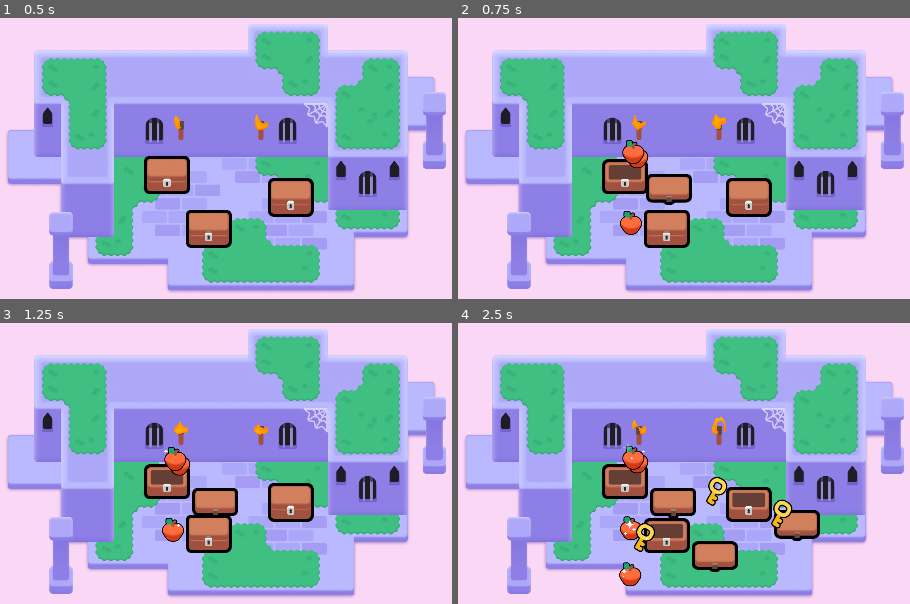
Above: before the commit, frames 1-4 (two rows, left to right).
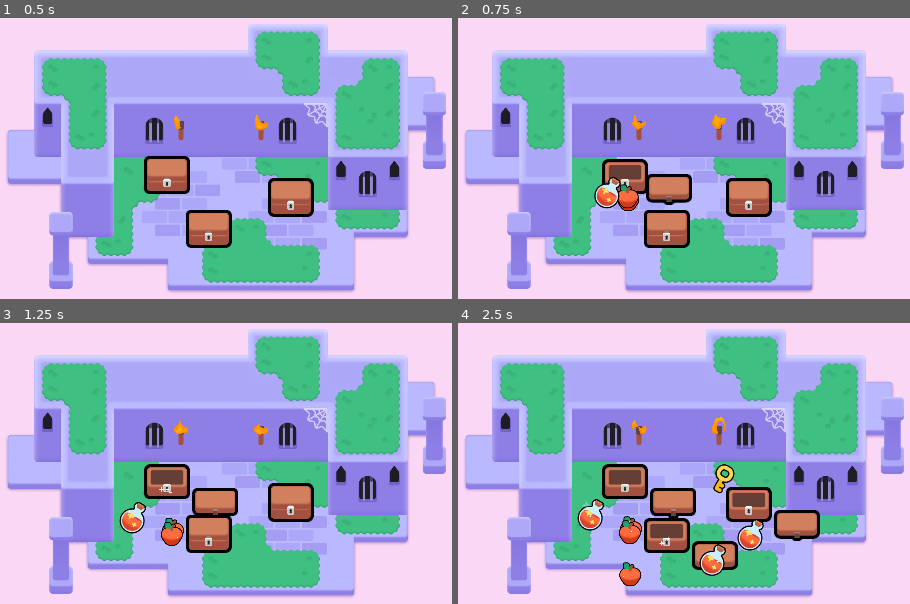
Above: after the commit, the same moments.

Repository: joszeto1/2d-GameDev-Course
Game: Godot game, scene res://lessons/mini_dungeon.tscn
The game is run twice, just before and just after one commit, with the same random seed, the same clock (stepped at 60 frames per second) and the same inputs.
Inputs (mouse positions are in pixels of both pictures, inside the frame that each line leads up to):
- Up to frame 1 (0.5 s): no input
- Up to frame 2 (0.75 s): tap Enter at 0.5 s; move the mouse to (625, 175) at 0.52 s; press the mouse at (625, 175) at 0.53 s; hold D (move_right) from 0.53 s (still down)
- Up to frame 3 (1.25 s): keep holding D (move_right); tap Space at 0.77 s
- Up to frame 4 (2.5 s): move the mouse to (665, 533) at 1.27 s; release D (move_right) at 1.28 s; release the mouse at (665, 533) at 1.28 s; hold S (move_down) 1.28-2.03 s; right-click (665, 533) at 1.35 s; click (665, 533) at 1.42 s; tap Space at 1.52 s; move the mouse to (747, 502) at 2.02 s; hold D (move_right) from 2.03 s (still down); tap Z at 2.1 s; click (747, 502) at 2.17 s

Frame 1 is identical in both runs. In frame 2, 1.5% of the frame differs, in the area x 30-43%, y 43-78%; in frame 3, 1.1%; in frame 4, 3.1%, in the area x 26-75%, y 43-91%.

Commit message:
L7. animate the collectibles

Diff:
--- a/M06.looting_workbook/lessons/chest/chest.gd
+++ b/M06.looting_workbook/lessons/chest/chest.gd
@@ -48,4 +48,21 @@
 	var random_angle = randf_range(0, 2 * PI)
 	var random_direction = Vector2(1,0).rotated(random_angle)
 	var random_distance = randf_range(60, 120)
-	loot_item.position = random_direction * random_distance
+	var land_position = random_direction * random_distance
+
+	const FLIGHT_TIME = 0.4
+	const HALF_FLIGHT_TIME = FLIGHT_TIME/2
+
+	var tween = create_tween()
+	tween.set_parallel()
+	loot_item.scale = Vector2(0.25,0.25)
+	tween.tween_property(loot_item, "scale", Vector2(1,1), HALF_FLIGHT_TIME)
+	tween.tween_property(loot_item, "position:x", land_position.x, FLIGHT_TIME)
+
+	tween = create_tween()
+	tween.set_trans(Tween.TRANS_QUAD)
+	tween.set_ease(Tween.EASE_OUT)
+	var jump_height = randf_range(30, 80)
+	tween.tween_property(loot_item, "position:y", land_position.y - jump_height, HALF_FLIGHT_TIME)
+	tween.set_ease(Tween.EASE_IN)
+	tween.tween_property(loot_item, "position:y", land_position.y, HALF_FLIGHT_TIME)
